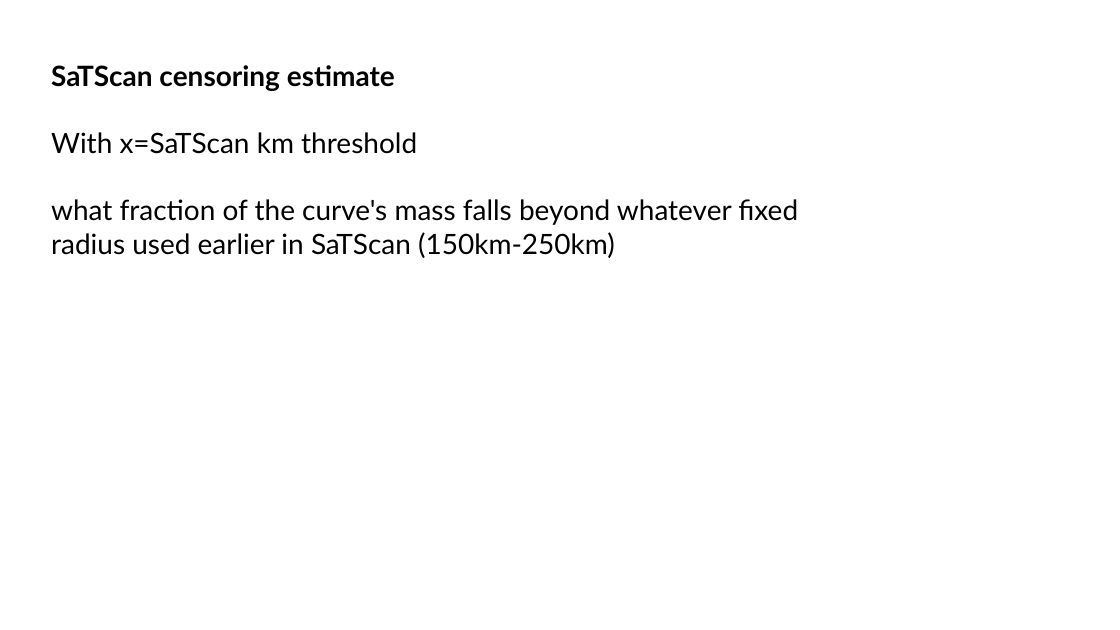
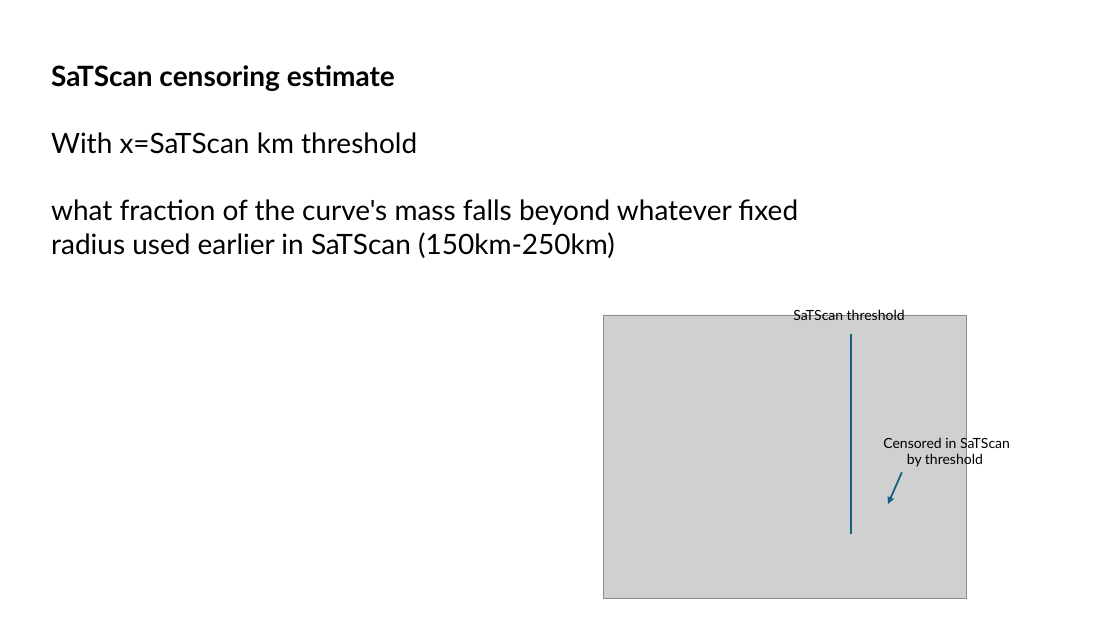
Before and after one commit to MatteoPS/suicide_forecasting, a slide deck: slide 5 of docs/ScalingLaw.pptx (slide 4 before the commit). Drawn at 1120x630 pixels with LibreOffice and Linux fonts; fonts in the diff are those of the drawing; grey boxes stand for pictures. Boxes give left, top, right and bottom in pixels: in the first picture for what was removed or moved away, otherwise in the second. Text is boxed around its words. In the diff, an @@ line names an element or a change of style, - is before the commit and + after.

```diff
--- a/docs/ScalingLaw.pptx
+++ b/docs/ScalingLaw.pptx
@@ picture added at box(603, 315, 966, 599) @@
@@ text added at box(793, 308, 905, 320), 12 pt, text #000000 @@
+SaTScan threshold
@@ line added from (851, 534) to (851, 334), #156082 1.5 pt @@
@@ text added at box(883, 435, 1010, 468), 12 pt, text #000000 @@
+Censored in SaTScan by threshold
@@ arrow added from (902, 472) to (888, 504), #156082 1.5 pt @@
```
Also in this commit, not shown: 1 slide added.
